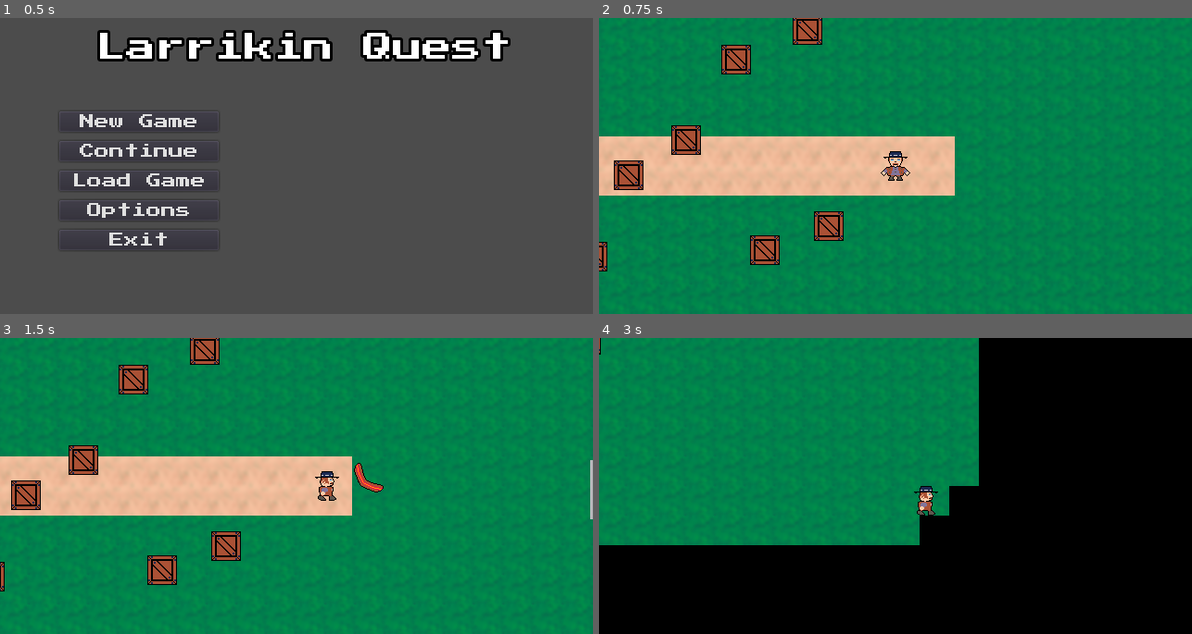
Above: before the commit, frames 1-4 (two rows, left to right).
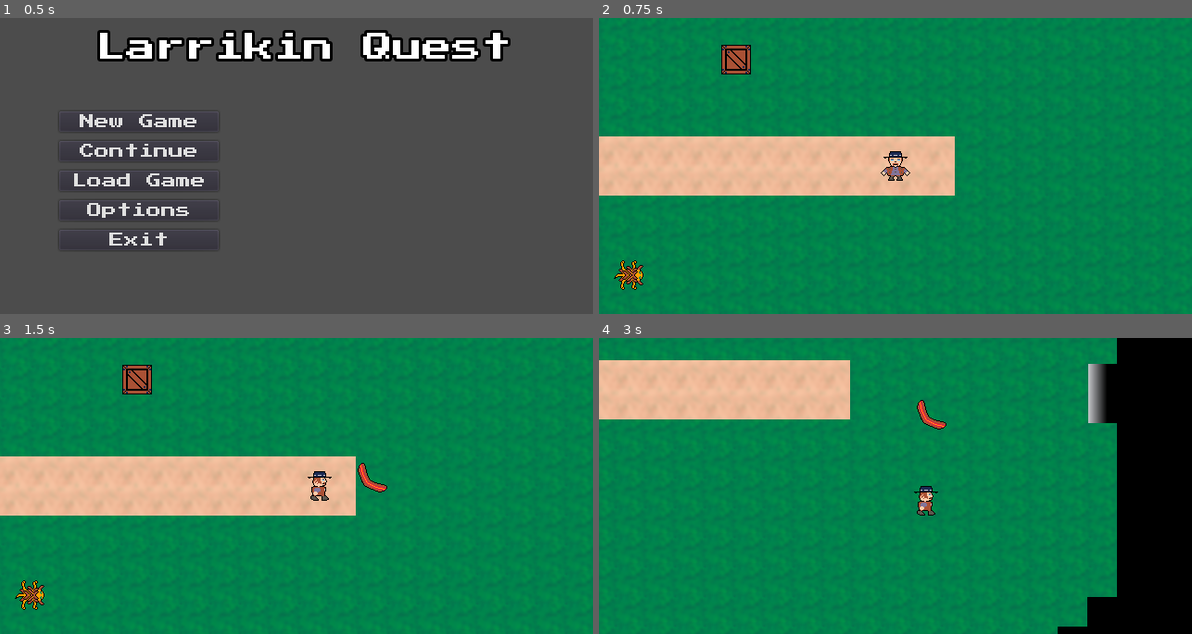
Above: after the commit, the same moments.

Repository: Beetron/2d-aussie-rpg
Game: Godot game, scene res://scene/Master.tscn
Same seed, same stepped clock (60 frames per second), same inputs: the game is played once before the commit and once after it.
Inputs (mouse positions are in pixels of both pictures, inside the frame that each line leads up to):
- Up to frame 1 (0.5 s): no input
- Up to frame 2 (0.75 s): click "New Game" at 0.5 s
- Up to frame 3 (1.5 s): tap Enter at 1.25 s; move the mouse to (426, 471) at 1.27 s; press the mouse at (426, 471) at 1.28 s; hold Right (ui_right) from 1.28 s (still down)
- Up to frame 4 (3 s): move the mouse to (776, 500) at 2.02 s; release Right (ui_right) at 2.03 s; release the mouse at (776, 500) at 2.03 s; hold Down (ui_down) 2.03-2.78 s; click (776, 500) at 2.1 s; move the mouse to (954, 420) at 2.77 s; press the mouse at (954, 420) at 2.78 s; hold Right (ui_right) from 2.78 s (still down)

Frame 1 is identical in both runs. In frame 2, 2.9% of the frame differs, in the area x 0-42%, y 0-92%; in frame 3, 3.8%; in frame 4, 52%, in the area x 0-88%, y 0-100%.

Commit message:
Added Thorny Devil enemy

Diff:
--- a/project.godot
+++ b/project.godot
@@ -108,6 +108,7 @@
 2d_physics/layer_4="weapons"
 2d_physics/layer_5="breakable"
 2d_physics/layer_6="pickups"
+2d_physics/layer_7="enemyprojectiles"
 
 [rendering]
 
--- a/scene/Enemy.tscn
+++ b/scene/Enemy.tscn
@@ -1,7 +1,6 @@
 [gd_scene load_steps=2 format=2]
 
 [ext_resource path="res://script/enemy.gd" type="Script" id=1]
-
 
 [node name="Enemy" type="KinematicBody2D" groups=[
 "enemies",
--- a/scene/Explodetoad.tscn
+++ b/scene/Explodetoad.tscn
@@ -6,43 +6,41 @@
 [ext_resource path="res://img/toadspritesheet.png" type="Texture" id=4]
 [ext_resource path="res://img/toadexplodespritesheet.png" type="Texture" id=6]
 
+[sub_resource type="AtlasTexture" id=1]
+atlas = ExtResource( 4 )
+region = Rect2( 0, 0, 32, 32 )
 
+[sub_resource type="AtlasTexture" id=2]
+atlas = ExtResource( 4 )
+region = Rect2( 32, 0, 32, 32 )
 
-[sub_resource type="AtlasTexture" id=1]
+[sub_resource type="AtlasTexture" id=3]
+atlas = ExtResource( 4 )
+region = Rect2( 64, 0, 32, 32 )
+
+[sub_resource type="AtlasTexture" id=4]
+atlas = ExtResource( 4 )
+region = Rect2( 96, 0, 32, 32 )
+
+[sub_resource type="AtlasTexture" id=5]
+atlas = ExtResource( 4 )
+region = Rect2( 128, 0, 32, 32 )
+
+[sub_resource type="AtlasTexture" id=6]
 atlas = ExtResource( 6 )
 region = Rect2( 0, 0, 64, 64 )
 
-[sub_resource type="AtlasTexture" id=2]
+[sub_resource type="AtlasTexture" id=7]
 atlas = ExtResource( 6 )
 region = Rect2( 64, 0, 64, 64 )
 
-[sub_resource type="AtlasTexture" id=3]
+[sub_resource type="AtlasTexture" id=8]
 atlas = ExtResource( 6 )
 region = Rect2( 128, 0, 64, 64 )
 
-[sub_resource type="AtlasTexture" id=4]
+[sub_resource type="AtlasTexture" id=9]
 atlas = ExtResource( 6 )
 region = Rect2( 192, 0, 64, 64 )
-
-[sub_resource type="AtlasTexture" id=5]
-atlas = ExtResource( 4 )
-region = Rect2( 0, 0, 32, 32 )
-
-[sub_resource type="AtlasTexture" id=6]
-atlas = ExtResource( 4 )
-region = Rect2( 32, 0, 32, 32 )
-
-[sub_resource type="AtlasTexture" id=7]
-atlas = ExtResource( 4 )
-region = Rect2( 64, 0, 32, 32 )
-
-[sub_resource type="AtlasTexture" id=8]
-atlas = ExtResource( 4 )
-region = Rect2( 96, 0, 32, 32 )
-
-[sub_resource type="AtlasTexture" id=9]
-atlas = ExtResource( 4 )
-region = Rect2( 128, 0, 32, 32 )
 
 [sub_resource type="AtlasTexture" id=10]
 atlas = ExtResource( 3 )
@@ -62,15 +60,15 @@
 
 [sub_resource type="SpriteFrames" id=14]
 animations = [ {
-"frames": [ SubResource( 1 ), SubResource( 2 ), SubResource( 3 ), SubResource( 4 ) ],
+"frames": [ SubResource( 1 ), SubResource( 2 ), SubResource( 3 ), SubResource( 4 ), SubResource( 5 ) ],
+"loop": true,
+"name": "Walk",
+"speed": 5.0
+}, {
+"frames": [ SubResource( 6 ), SubResource( 7 ), SubResource( 8 ), SubResource( 9 ) ],
 "loop": true,
 "name": "Explode",
 "speed": 13.33
-}, {
-"frames": [ SubResource( 5 ), SubResource( 6 ), SubResource( 7 ), SubResource( 8 ), SubResource( 9 ) ],
-"loop": true,
-"name": "Walk",
-"speed": 5.0
 }, {
 "frames": [ SubResource( 10 ), SubResource( 11 ), SubResource( 12 ), SubResource( 13 ) ],
 "loop": true,
--- a/scene/Level 1.tscn
+++ b/scene/Level 1.tscn
@@ -1,9 +1,10 @@
-[gd_scene load_steps=6 format=2]
+[gd_scene load_steps=7 format=2]
 
 [ext_resource path="res://scene/ProtoLevel.tscn" type="PackedScene" id=1]
 [ext_resource path="res://scene/Explodetoad.tscn" type="PackedScene" id=2]
 [ext_resource path="res://scene/Crate.tscn" type="PackedScene" id=3]
 [ext_resource path="res://scene/LevelGate.tscn" type="PackedScene" id=4]
+[ext_resource path="res://scene/Lizard.tscn" type="PackedScene" id=5]
 
 [sub_resource type="NavigationPolygon" id=1]
 vertices = PoolVector2Array( 16.9073, -531.761, -45.8098, -557.825, 16.0928, -560.269, 83.6971, -561.898, 92.6567, -523 …(2215 unchanged characters)…
@@ -11,12 +12,6 @@
 outlines = [ PoolVector2Array( 271.532, 271.366, -425.05, 267.489, -523.269, 191.239, -414.711, 68.4652, -464.169, 17.3 …(2419 unchanged characters)…
 
 [node name="Level 1" instance=ExtResource( 1 )]
-
-[node name="Player" parent="." index="0"]
-currentWeapon = {
-"BOOMERANG": 0,
-"MAGICBOOMERANG": 1
-}
 
 [node name="Tilemap" parent="." index="1"]
 tile_data = PoolIntArray( -2490422, 1, 0, -2490421, 1, 0, -2490420, 1, 0, -2490419, 1, 0, -2490418, 1, 0, -2490417, 1,  …(104426 unchanged characters)…
@@ -40,27 +35,9 @@
 [node name="Crate" parent="." index="5" instance=ExtResource( 3 )]
 position = Vector2( -171.837, -114.558 )
 
-[node name="Crate2" parent="." index="6" instance=ExtResource( 3 )]
-position = Vector2( -94.995, -147.19 )
-
-[node name="Crate3" parent="." index="7" instance=ExtResource( 3 )]
-position = Vector2( -346.575, -92.4529 )
-
-[node name="Crate4" parent="." index="8" instance=ExtResource( 3 )]
-position = Vector2( -225.522, -28.2422 )
-
-[node name="Crate5" parent="." index="9" instance=ExtResource( 3 )]
-position = Vector2( -287.627, 9.65274 )
-
-[node name="Crate6" parent="." index="10" instance=ExtResource( 3 )]
-position = Vector2( -326.575, 98.0741 )
-
-[node name="Crate7" parent="." index="11" instance=ExtResource( 3 )]
-position = Vector2( -141.311, 90.7057 )
-
-[node name="Crate8" parent="." index="12" instance=ExtResource( 3 )]
-position = Vector2( -71.837, 65.4424 )
-
-[node name="LevelGate" parent="." index="13" instance=ExtResource( 4 )]
+[node name="LevelGate" parent="." index="6" instance=ExtResource( 4 )]
 position = Vector2( 336.796, 3.96881 )
 rotation = 4.71239
+
+[node name="Lizard" parent="." index="7" instance=ExtResource( 5 )]
+position = Vector2( -288.001, 118 )
--- /dev/null
+++ b/scene/Lizard.tscn
@@ -0,0 +1,79 @@
+[gd_scene load_steps=15 format=2]
+
+[ext_resource path="res://scene/Enemy.tscn" type="PackedScene" id=1]
+[ext_resource path="res://img/lizardspritesheet.png" type="Texture" id=2]
+[ext_resource path="res://script/lizard.gd" type="Script" id=3]
+[ext_resource path="res://img/lizarddeathspritesheet.png" type="Texture" id=4]
+
+[sub_resource type="AtlasTexture" id=1]
+atlas = ExtResource( 2 )
+region = Rect2( 32, 0, 32, 32 )
+
+[sub_resource type="AtlasTexture" id=2]
+atlas = ExtResource( 2 )
+region = Rect2( 64, 0, 32, 32 )
+
+[sub_resource type="AtlasTexture" id=3]
+atlas = ExtResource( 2 )
+region = Rect2( 96, 0, 32, 32 )
+
+[sub_resource type="AtlasTexture" id=4]
+atlas = ExtResource( 2 )
+region = Rect2( 0, 0, 32, 32 )
+
+[sub_resource type="AtlasTexture" id=5]
+atlas = ExtResource( 4 )
+region = Rect2( 0, 0, 32, 32 )
+
+[sub_resource type="AtlasTexture" id=6]
+atlas = ExtResource( 4 )
+region = Rect2( 32, 0, 32, 32 )
+
+[sub_resource type="AtlasTexture" id=7]
+atlas = ExtResource( 4 )
+region = Rect2( 64, 0, 32, 32 )
+
+[sub_resource type="AtlasTexture" id=8]
+atlas = ExtResource( 4 )
+region = Rect2( 96, 0, 32, 32 )
+
+[sub_resource type="SpriteFrames" id=9]
+animations = [ {
+"frames": [ SubResource( 1 ), SubResource( 2 ), SubResource( 3 ), SubResource( 4 ) ],
+"loop": true,
+"name": "Walk",
+"speed": 2.0
+}, {
+"frames": [ SubResource( 5 ), SubResource( 6 ), SubResource( 7 ), SubResource( 8 ) ],
+"loop": false,
+"name": "Death",
+"speed": 1.0
+} ]
+
+[sub_resource type="CapsuleShape2D" id=10]
+radius = 17.0909
+height = 0.867134
+
+[node name="Lizard" instance=ExtResource( 1 )]
+script = ExtResource( 3 )
+hp = 4
+damage = 2
+speed = 30.0
+
+[node name="AnimatedSprite" parent="." index="0"]
+rotation = 1.5708
+frames = SubResource( 9 )
+animation = "Death"
+frame = 3
+playing = true
+
+[node name="CollisionShape2D" parent="." index="1"]
+shape = SubResource( 10 )
+
+[node name="SpikeTimer" type="Timer" parent="." index="4"]
+wait_time = 3.0
+
+[node name="DespawnTimer" type="Timer" parent="." index="5"]
+wait_time = 10.0
+[connection signal="timeout" from="SpikeTimer" to="." method="_on_SpikeTimer_timeout"]
+[connection signal="timeout" from="DespawnTimer" to="." method="_on_DespawnTimer_timeout"]
--- a/scene/Player.tscn
+++ b/scene/Player.tscn
@@ -10,7 +10,6 @@
 [ext_resource path="res://anim/PlayerIdleDown.tres" type="Animation" id=8]
 [ext_resource path="res://anim/PlayerIdleLeft.tres" type="Animation" id=9]
 [ext_resource path="res://anim/PlayerIdleRight.tres" type="Animation" id=10]
-
 
 [sub_resource type="RectangleShape2D" id=1]
 extents = Vector2( 16, 16 )
@@ -112,11 +111,7 @@
 __meta__ = {
 "_edit_group_": true
 }
-currentWeapon = {
-"BOOMERANG": 0,
-"MAGICBOOMERANG": 1
-}
-boomerangThrowStrength = 750
+max_speed = 150
 hp = 3
 
 [node name="CollisionShape2D" type="CollisionShape2D" parent="."]
--- /dev/null
+++ b/scene/Spikes.tscn
@@ -0,0 +1,23 @@
+[gd_scene load_steps=4 format=2]
+
+[ext_resource path="res://img/spikes.png" type="Texture" id=1]
+[ext_resource path="res://script/spikes.gd" type="Script" id=2]
+
+[sub_resource type="RectangleShape2D" id=1]
+extents = Vector2( 8.01199, 8.14818 )
+
+[node name="Spikes" type="Area2D"]
+position = Vector2( 0.0769444, 0 )
+gravity = 0.0
+collision_layer = 64
+collision_mask = 19
+script = ExtResource( 2 )
+speed = 300.0
+
+[node name="Sprite" type="Sprite" parent="."]
+rotation = 1.5708
+texture = ExtResource( 1 )
+
+[node name="CollisionShape2D" type="CollisionShape2D" parent="."]
+shape = SubResource( 1 )
+[connection signal="body_entered" from="." to="." method="_on_Spikes_body_entered"]
--- a/script/level.gd
+++ b/script/level.gd
@@ -5,6 +5,7 @@
 const ToadCorpse = preload("res://scene/ToadCorpse.tscn")
 const ToadExplosionParticle = preload("res://scene/ExplosionParticle.tscn")
 const Coins = preload("res://scene/Coins.tscn")
+const Spikes = preload("res://scene/Spikes.tscn")
 
 signal end_of_level_reached
 
@@ -45,6 +46,14 @@
 	add_child(coins)
 	return
 
+func spawn_lizard_spikes(lizard_position, lizard_rotation, lizard_attack):
+	var spikes = Spikes.instance()
+	spikes.position = lizard_position
+	spikes.rotation = lizard_rotation
+	spikes.damage = lizard_attack
+	add_child(spikes)
+	return
+
 func end_of_level_reached():
 	emit_signal("end_of_level_reached")
 	return
--- /dev/null
+++ b/script/lizard.gd
@@ -0,0 +1,61 @@
+extends Enemy
+
+signal spikes_fired(position, rotation, damage)
+
+var dying = false
+var random_offset : Vector2
+
+func _ready():
+	self.connect("spikes_fired", get_parent(), "spawn_lizard_spikes")
+	random_offset.x = rng.randf_range(-20, 20)
+	random_offset.y = rng.randf_range(-20, 20)
+	return
+
+func _process(delta):
+	#Movement behaviour for players
+	if dying == false:
+		if check_in_attack_range():
+				look_at(player.position + random_offset)
+				$AnimatedSprite.play("Walk")
+				if($SpikeTimer.is_stopped()):
+					$SpikeTimer.start()
+		elif(path.size() > 0):
+			look_at(path[0])
+			$AnimatedSprite.play("Walk")
+		else:
+			$AnimatedSprite.stop()
+			$AnimatedSprite.frame = 0
+	else:
+		#Fade out over DespawnTimer seconds when dead
+		var previous_color = $AnimatedSprite.modulate
+		previous_color[3] = previous_color[3] - delta / $DespawnTimer.wait_time
+		$AnimatedSprite.modulate = previous_color
+	return
+
+func attack():
+	emit_signal("spikes_fired", position, rotation, damage)
+	return
+
+
+func _on_SpikeTimer_timeout():
+	if check_in_attack_range() and dying == false:
+		attack()
+	return
+
+
+func died():
+	if(dying == false):
+		dying = true
+		speed = 0
+		$AnimatedSprite.stop()
+		$AnimatedSprite.frame = 0
+		$CollisionShape2D.set_deferred("disabled", true)
+		$AnimatedSprite.modulate = Color(0,1,1,1)
+		$AnimatedSprite.play("Death")
+		$DespawnTimer.start()
+	return
+
+
+func _on_DespawnTimer_timeout():
+	call_deferred("queue_free")
+	return
--- /dev/null
+++ b/script/spikes.gd
@@ -0,0 +1,14 @@
+extends Area2D
+
+export var speed : float
+var damage : int
+
+func _physics_process(delta):
+	position += transform.x * speed * delta
+	return
+
+func _on_Spikes_body_entered(body):
+	if(body.is_in_group("player")):
+		body.take_damage(damage)
+	call_deferred("queue_free")
+	return
Binary file added: img/lizarddeathspritesheet.png
Not shown, added: img/lizarddeathspritesheet.png.import
Binary file added: img/lizardspritesheet.png
Not shown, added: img/lizardspritesheet.png.import
Binary file added: img/spikes.png
Not shown, added: img/spikes.png.import
